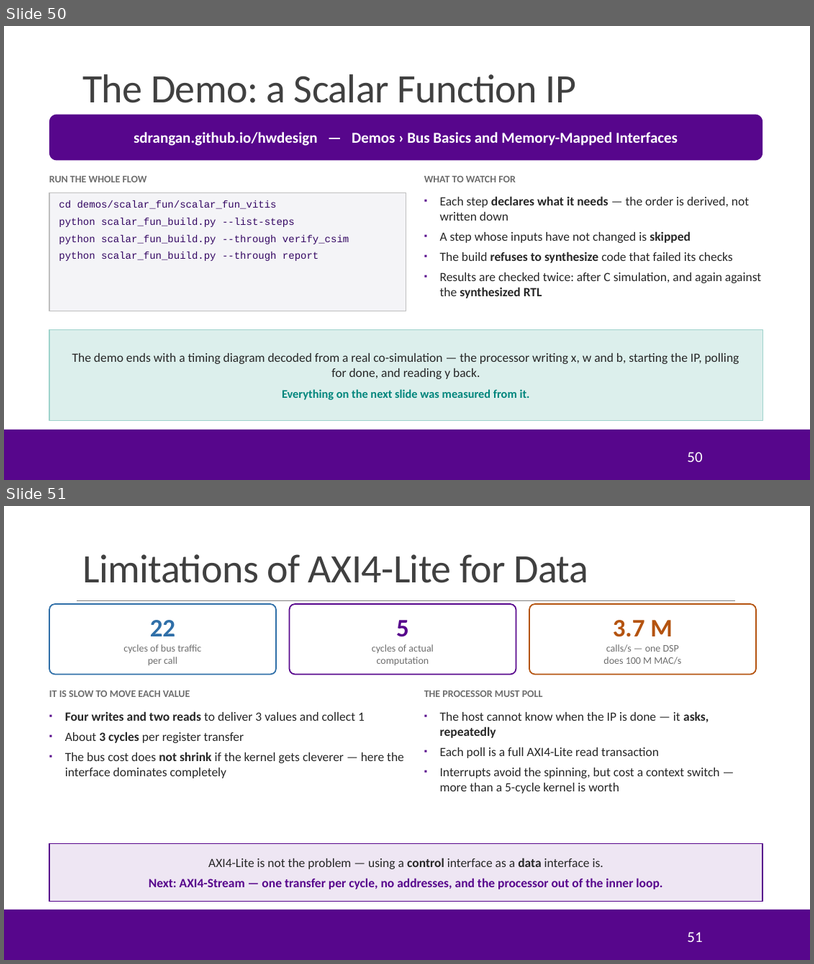
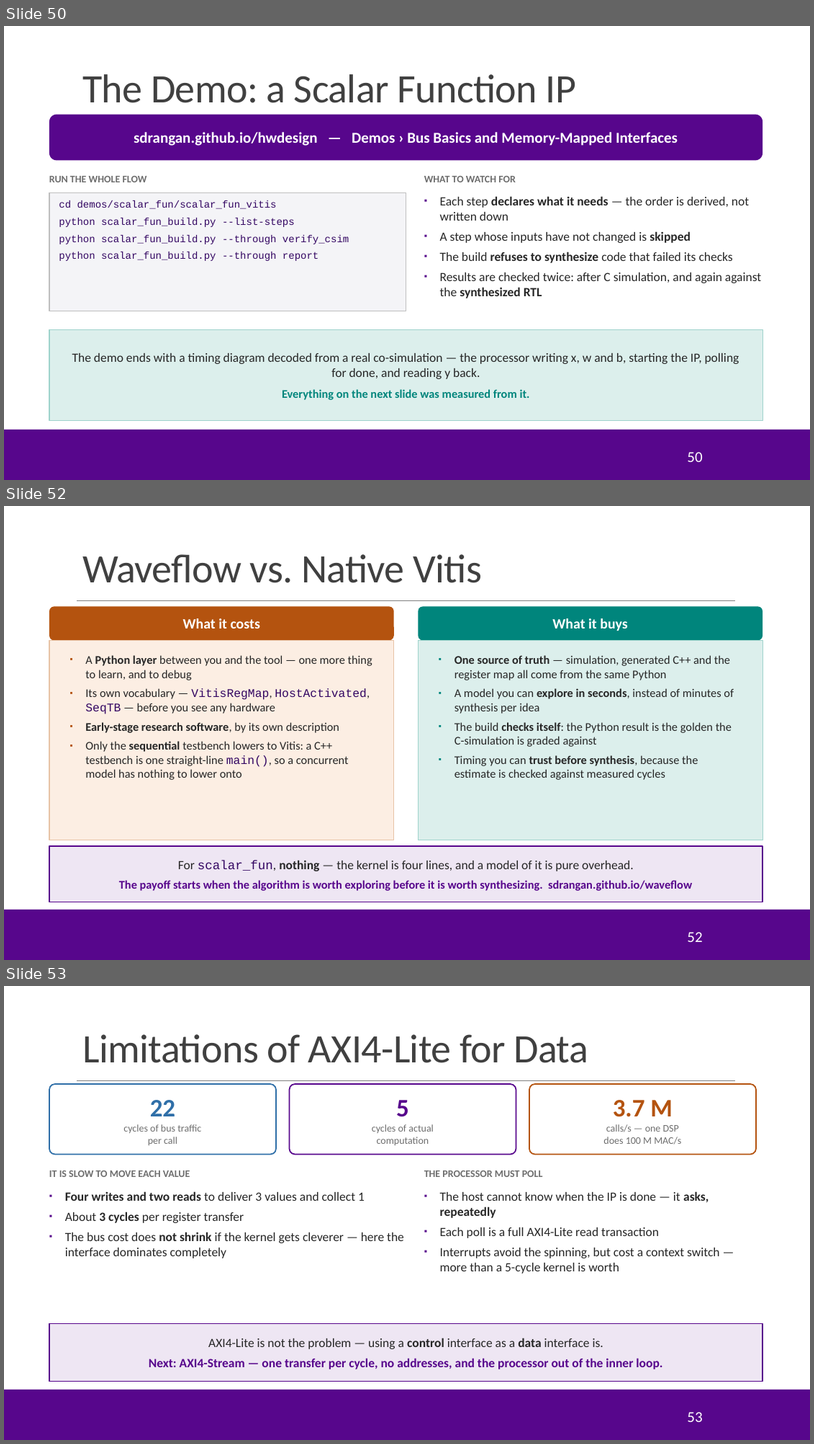
Before and after one commit to sdrangan/hwdesign, a slide deck: units/unit04_procif/procif.pptx. Shown one above the other, each under a label of ours: slides 50 and 51 before the commit, slides 50, 52 and 53 after it; the slides between them are not shown. The pictures are 814x964 and 814x1444 pixels, drawn with LibreOffice and Linux fonts; fonts in the diff are those of the drawing; background and template pictures are left out. Boxes give left, top, right and bottom in pixels: in the first picture for what was removed or moved away, otherwise in the second. Text is boxed around its words. In the diff, an @@ line names an element or a change of style, - is before the commit and + after.

```diff
--- a/units/unit04_procif/procif.pptx
+++ b/units/unit04_procif/procif.pptx
@@ slide 52 added at box(4, 506, 810, 960), background #FFFFFF; not listed: 3 template elements that a slide beside it also shows @@
@@ title added at box(82, 554, 482, 583), 48 pt, text #404040 @@
+Waveflow vs. Native Vitis
@@ rounded rectangle added at box(49, 606, 394, 641), fill #B4530F, 17 pt, text #FFFFFF, bold @@
+What it costs
@@ rounded rectangle added at box(419, 606, 763, 641), fill #00857C, 17 pt, text #FFFFFF, bold @@
+What it buys
@@ rectangle added at box(49, 641, 394, 840), fill #FCEEE3, outline #E7C3A6 1 pt @@
@@ text added at box(85, 655, 373, 780), 14 pt, text #262626 @@
+▪ A Python layer between you and the tool — one more thing to learn, and to debug
+▪ Its own vocabulary — VitisRegMap, HostActivated, SeqTB — before you see any hardware
+▪ Early-stage research software, by its own description
+▪ Only the sequential testbench lowers to Vitis: a C++ testbench is one straight-line main(), so a concurrent model has nothing to lower onto
@@ rectangle added at box(419, 641, 763, 840), fill #DCEFEC, outline #9FD3CC 1 pt @@
@@ text added at box(455, 655, 734, 780), 14 pt, text #262626 @@
+▪ One source of truth — simulation, generated C++ and the register map all come from the same Python
+▪ A model you can explore in seconds, instead of minutes of synthesis per idea
+▪ The build checks itself: the Python result is the golden the C-simulation is graded against
+▪ Timing you can trust before synthesis, because the estimate is checked against measured cycles
@@ rectangle added at box(49, 846, 763, 901), fill #EEE6F3, outline #57068C 1.25 pt, 14 pt, text #57068C, bold @@
+For scalar_fun, nothing — the kernel is four lines, and a model of it is pure overhead.
+The payoff starts when the algorithm is worth exploring before it is worth synthesizing. sdrangan.github.io/waveflow
@@ page number added at box(687, 932, 702, 942), 18 pt, text #FFFFFF @@
+52
@@ what was slide 51 is now slide 53 @@
@@ page number at box(687, 1412, 702, 1422): text changed @@
-51
+53
```
Also in this commit, not shown: 1 other slide added, 1 other file.
